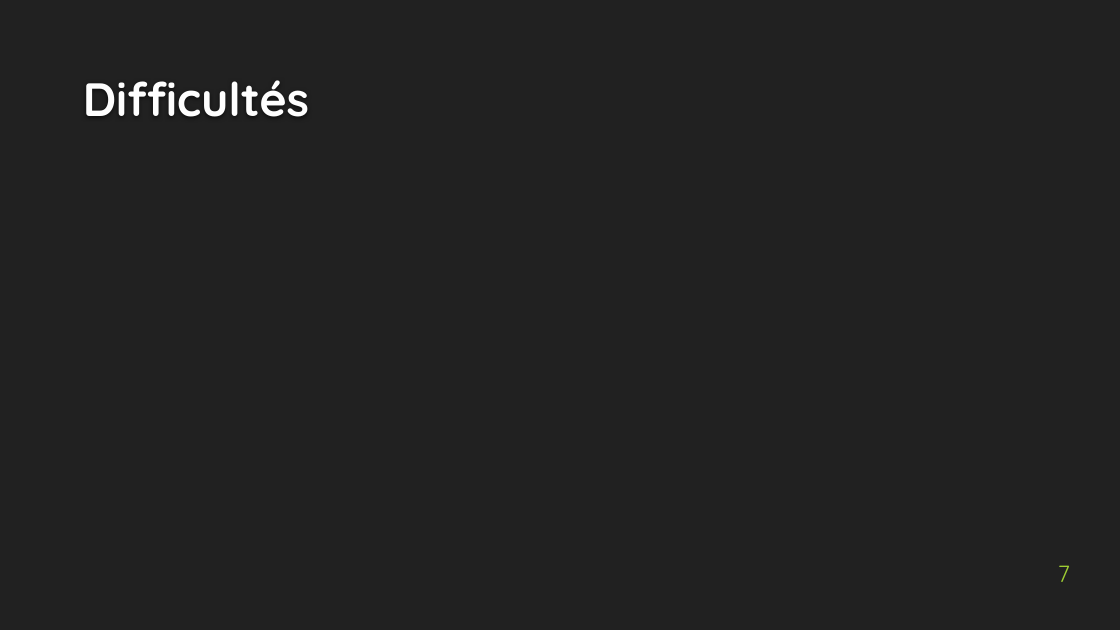
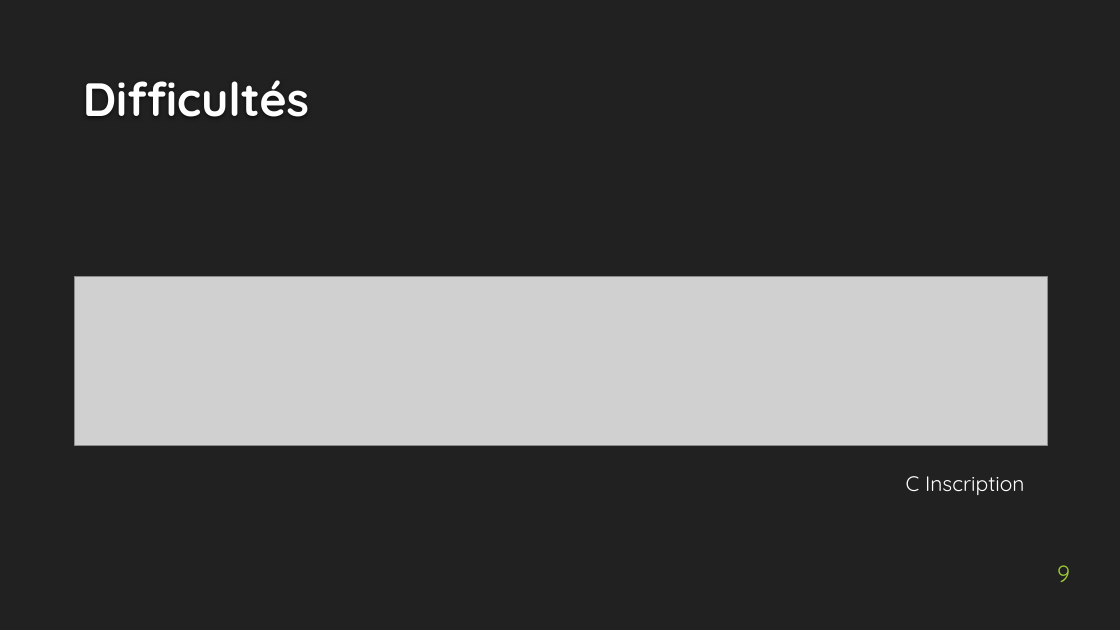
Before and after one commit to Xogiga/JEE_WoTM, a slide deck: slide 9 of presentation_jee.pptx (slide 7 before the commit). Drawn at 1120x630 pixels with LibreOffice and Linux fonts; fonts in the diff are those of the drawing; grey boxes stand for pictures; background and template pictures are left out. Boxes give left, top, right and bottom in pixels: in the first picture for what was removed or moved away, otherwise in the second. Text is boxed around its words. In the diff, an @@ line names an element or a change of style, - is before the commit and + after.

```diff
--- a/presentation_jee.pptx
+++ b/presentation_jee.pptx
@@ picture added at (x1=75, y1=276, x2=1048, y2=445) @@
@@ text added at (x1=906, y1=476, x2=1024, y2=495), 18 pt, text #FFFFFF @@
+C Inscription
@@ page number at (x1=1057, y1=565, x2=1070, y2=582): text changed @@
-7
+9
```
Also in this commit, not shown: 3 other slides changed, 2 slides added, 1 slide removed, 14 other files.
